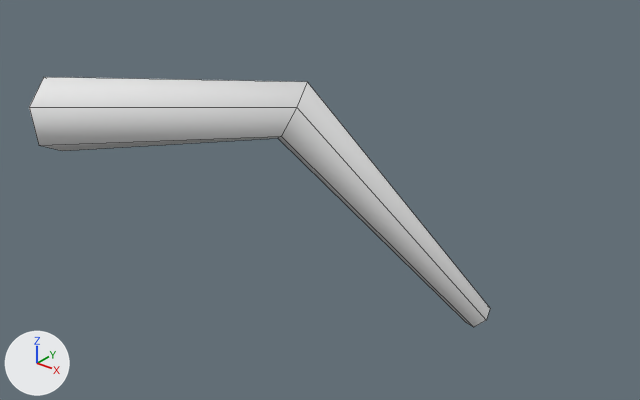
The FBX model unity/Assets/Art/Models/Okera_Leg1.fbx as it was, and as the next commit left it.
Both versions are drawn from a 50 mm camera at (0.468, -0.312, 0.199) aimed at (0.137, 0.102, -0.058). The axes (+X, +Y, +Z) are drawn at lower left. The lights are the same throughout. The first picture is the older version. Mesh edges are drawn as thin lines. Where no turn or scale is listed for an object, it has been applied to the vertices.

The scene before the commit, as lines of its bpy script (objects in view):
```python
me_okera_leg1 = bpy.data.meshes.new('Okera_Leg1')
me_okera_leg1.from_pydata(...)  # 18 vertices, 12 faces; spans x -0.009..0.239, y -0.021..0.169, z -0.146..0.038
me_okera_leg1.materials.append(mat_vertexcolor)  # white #e7e7e7
ob_okera_leg1 = bpy.data.objects.new('Okera_Leg1', me_okera_leg1)
ob_okera_leg1.location = (0.0, 0.0, 0.0)
```
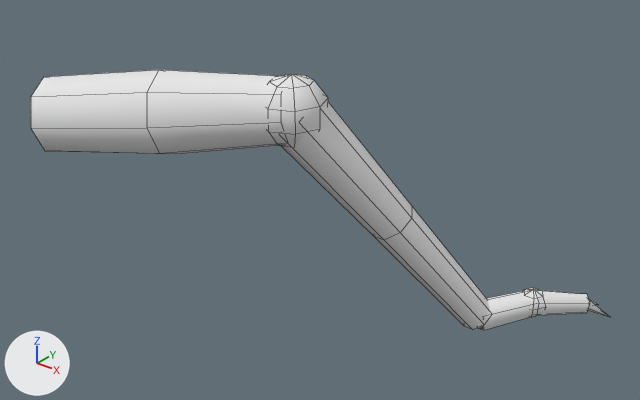
Edits to the scene script, one JSON object a line:
```json
{"block": "me_okera_leg1", "where": "# used by ob_okera_leg1; location = (0.0, 0.0, 0.0)"}
{"block": "me_okera_leg1", "where": "# verts and faces of me_okera_leg1; kept vertices keep their numbers, new ones are numbered from 18"}
{"op": "remove", "block": "me_okera_leg1", "code": "me_okera_leg1.from_pydata(...)  # 18 vertices, 12 faces; spans x -0.009..0.239, y -0.021..0.169, z -0.146..0.038"}
{"op": "add", "block": "me_okera_leg1", "code": "me_okera_leg1.from_pydata(...)  # 130 vertices, 116 faces; spans x -0.009..0.298, y -0.023..0.242, z -0.151..0.042"}
{"block": "me_okera_leg1", "change": "me_okera_leg1 part 1: a new loose piece, a UV sphere (8 segments, 5 rings, poles along z) spanning x 0.129..0.171, y 0.039..0.081, z -0.002..0.042, in mat_vertexcolor (white #e7e7e7)"}
{"block": "me_okera_leg1", "change": "me_okera_leg1 part 2: a new loose piece, a UV sphere (6 segments, 4 rings, poles along z) spanning x 0.244..0.265, y 0.182..0.2, z -0.146..-0.125, in mat_vertexcolor (white #e7e7e7)"}
{"block": "me_okera_leg1", "change": "me_okera_leg1 part 3: a new loose piece of 24 vertices spanning x 0.133..0.241, y 0.043..0.17, z -0.147..0.032, in mat_vertexcolor (white #e7e7e7)"}
{"block": "me_okera_leg1", "change": "me_okera_leg1 part 4: a new loose piece of 18 vertices spanning x 0.222..0.285, y 0.153..0.227, z -0.151..-0.125, in mat_vertexcolor (white #e7e7e7)"}
{"block": "me_okera_leg1", "change": "me_okera_leg1 part 5"}
{"block": "me_okera_leg1", "change": "16 vertices are removed from x -0.009..0.239, y -0.021..0.169, z -0.146..0.038"}
{"block": "me_okera_leg1", "change": "12 faces are deleted"}
{"block": "me_okera_leg1", "change": "22 vertices are added at x -0.009..0.158, y -0.023..0.079, z -0.018..0.04"}
{"block": "me_okera_leg1", "change": "16 new faces join them"}
{"block": "me_okera_leg1", "change": "me_okera_leg1 part 6"}
{"op": "add", "block": "me_okera_leg1", "code": "verts[40] = (0.282, 0.223, -0.137)  # pixel (587, 298)"}
{"op": "add", "block": "me_okera_leg1", "code": "verts[41] = (0.282, 0.218, -0.141)"}
{"op": "add", "block": "me_okera_leg1", "code": "verts[42] = (0.278, 0.222, -0.145)"}
{"op": "add", "block": "me_okera_leg1", "code": "verts[43] = (0.278, 0.227, -0.141)"}
{"op": "add", "block": "me_okera_leg1", "code": "verts[44] = (0.298, 0.231, -0.15)  # pixel (610, 317)"}
{"op": "add", "block": "me_okera_leg1", "code": "verts[45] = (0.28, 0.224, -0.137)"}
{"op": "add", "block": "me_okera_leg1", "code": "verts[46] = (0.284, 0.222, -0.141)  # pixel (589, 305)"}
{"op": "add", "block": "me_okera_leg1", "code": "verts[47] = (0.28, 0.221, -0.145)"}
{"op": "add", "block": "me_okera_leg1", "code": "verts[48] = (0.276, 0.223, -0.141)"}
{"op": "add", "block": "me_okera_leg1", "code": "verts[49] = (0.284, 0.242, -0.15)  # pixel (598, 304)"}
{"op": "add", "block": "me_okera_leg1", "code": "faces += [(40, 41, 44), (41, 42, 44), (42, 43, 44), (40, 44, 43), (45, 46, 49), (46, 47, 49)]"}
{"op": "add", "block": "me_okera_leg1", "code": "faces += [(47, 48, 49), (45, 49, 48)]"}
```

Changed parts and their boxes (x1, y1, x2, y2) in the pictures (640 x 400 px; the box of a moved part takes in the faces that stretch with it):
```json
{"object": "Okera_Leg1", "change": "reshaped", "before": [29, 77, 490, 327], "after": [31, 70, 610, 330], "on screen": "26% wider"}
{"part": 1, "of": "me_okera_leg1", "change": "added", "after": [267, 74, 328, 146]}
{"part": 2, "of": "me_okera_leg1", "change": "added", "after": [523, 288, 544, 317]}
{"part": 3, "of": "me_okera_leg1", "change": "added", "after": [282, 102, 490, 330]}
{"part": 4, "of": "me_okera_leg1", "change": "added", "after": [478, 290, 590, 330]}
{"part": 5, "of": "me_okera_leg1", "change": "moved or reshaped", "before": [29, 77, 490, 327], "after": [31, 70, 287, 154]}
{"part": 6, "of": "me_okera_leg1", "change": "added", "after": [588, 299, 610, 317]}
```
